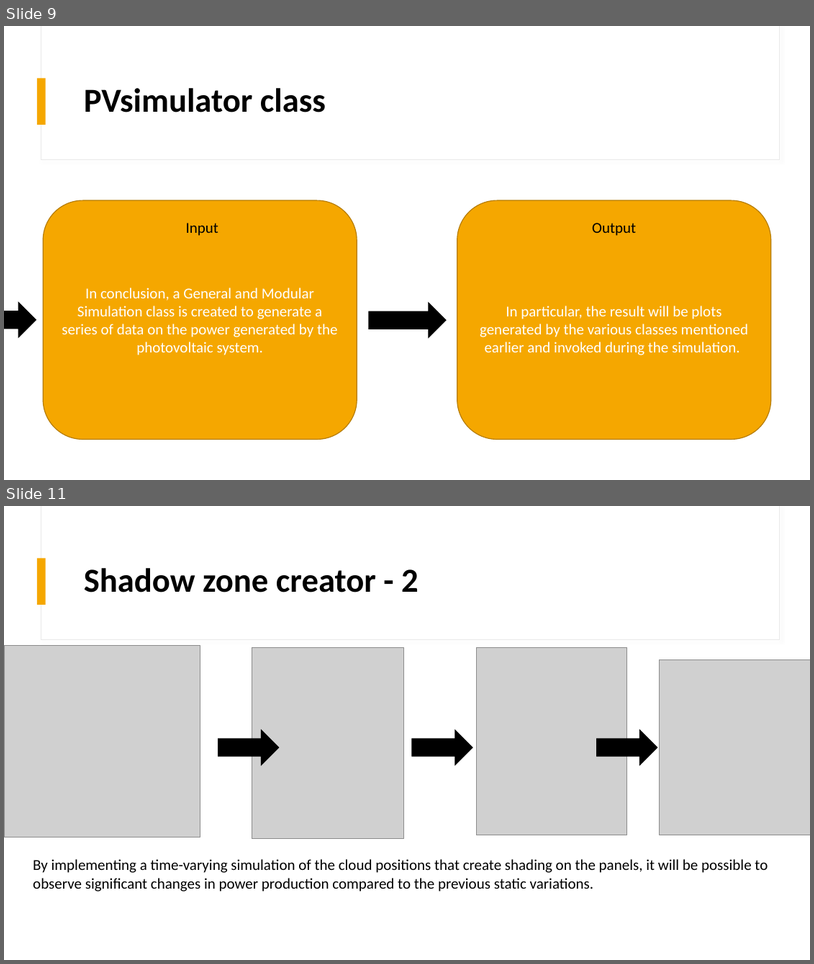
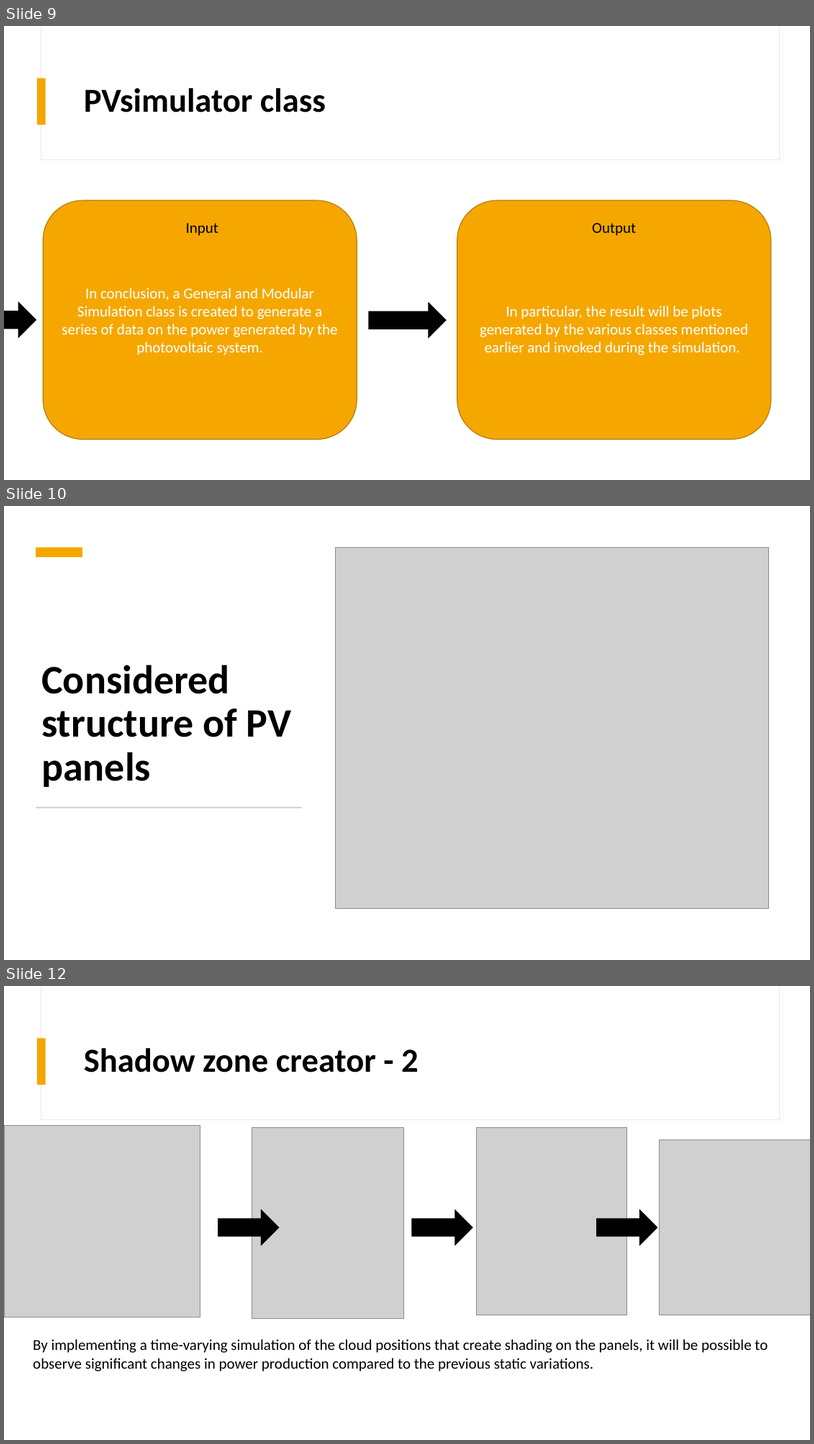
Before and after one commit to mdg217/RenewableEnergyProject, a slide deck: ProgettoRESM.pptx. Shown one above the other, each under a label of ours: slides 9 and 11 before the commit, slides 9, 10 and 12 after it; the slides between them are not shown. The pictures are 814x964 and 814x1444 pixels, drawn with LibreOffice and Linux fonts; fonts in the diff are those of the drawing; grey boxes stand for pictures. Boxes give left, top, right and bottom in pixels: in the first picture for what was removed or moved away, otherwise in the second. Text is boxed around its words. In the diff, an @@ line names an element or a change of style, - is before the commit and + after.

```diff
--- a/ProgettoRESM.pptx
+++ b/ProgettoRESM.pptx
@@ slide 10 added at (x1=4, y1=506, x2=810, y2=960), background #FFFFFF; not listed: 2 template elements that a slide beside it also shows @@
@@ rectangle added at (x1=4, y1=506, x2=810, y2=960), fill #FFFFFF @@
@@ rectangle added at (x1=36, y1=548, x2=82, y2=557), fill #F5A700 @@
@@ picture added at (x1=335, y1=547, x2=769, y2=908) @@
@@ title added at (x1=41, y1=664, x2=292, y2=787), 48 pt, text #000000, bold @@
+Considered structure of PV panels
@@ rectangle added at (x1=36, y1=807, x2=302, y2=808), fill #C9C9C9 @@
@@ what was slide 11 is now slide 12 @@
```
Also in this commit, not shown: 6 slides changed, 1 other slide added, 2 other files.
